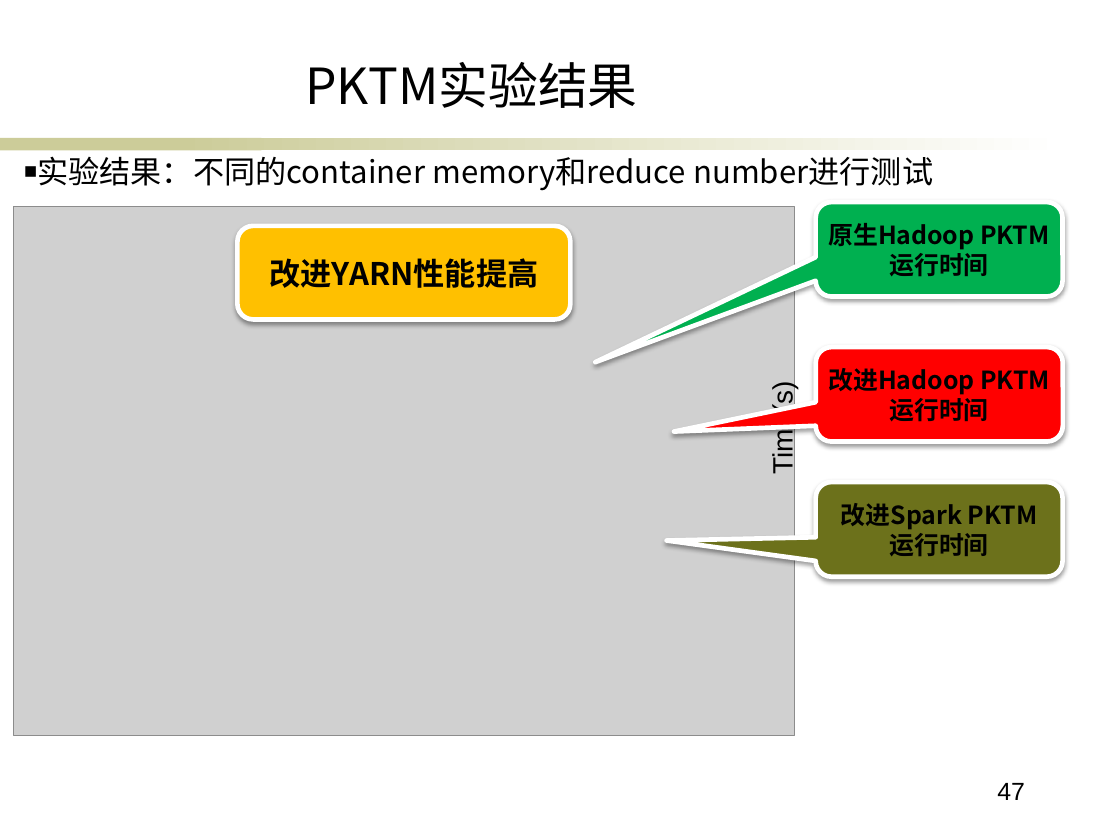
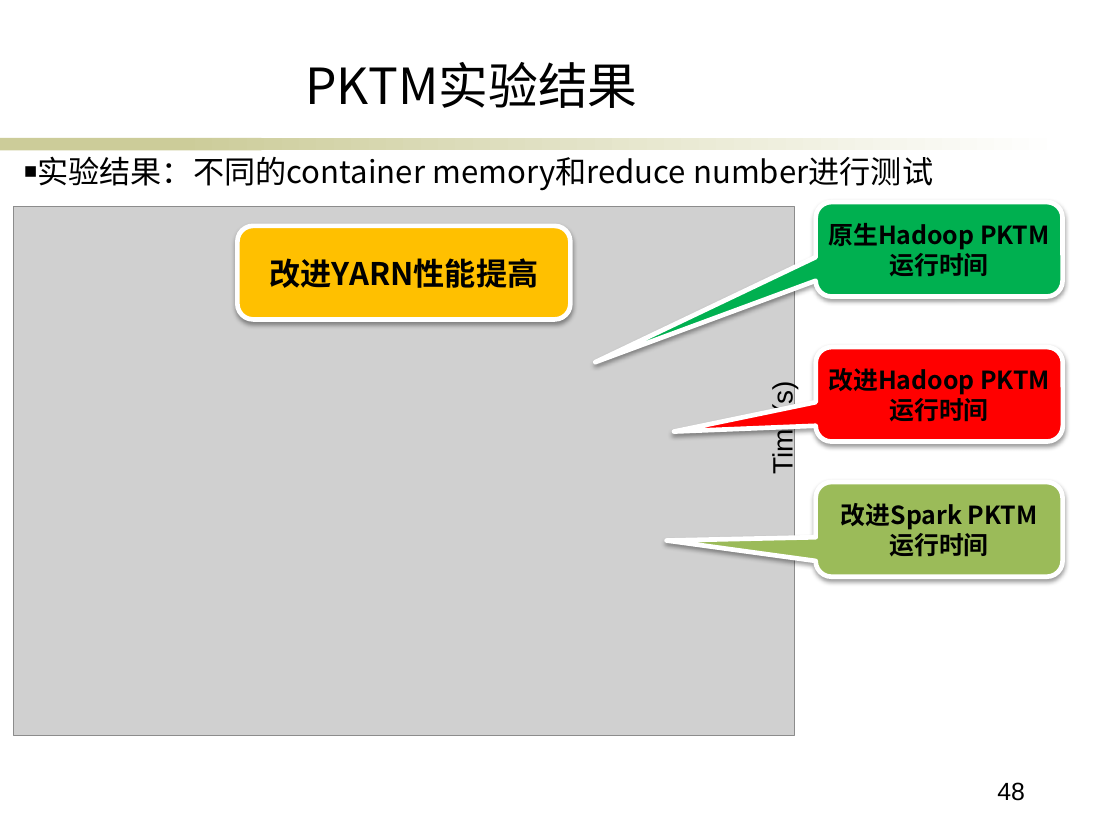
Before and after one commit to ericsonyc/paper, a slide deck: slide 48 of 毕业答辩.pptx (slide 47 before the commit). Drawn at 1120x840 pixels with LibreOffice and Linux fonts; fonts in the diff are those of the drawing; grey boxes stand for pictures; background and template pictures are left out. Boxes give left, top, right and bottom in pixels: in the first picture for what was removed or moved away, otherwise in the second. Text is boxed around its words. In the diff, an @@ line names an element or a change of style, - is before the commit and + after.

```diff
--- a/毕业答辩.pptx
+++ b/毕业答辩.pptx
@@ rounded speech box "改进Spark PKTM" at bbox=[815, 482, 1062, 577]: fill #6C711B to #9BBB59 @@
@@ page number at bbox=[997, 782, 1025, 801]: text changed @@
-47
+48
```
Also in this commit, not shown: 7 other slides changed, 2 slides added, 1 slide removed, 2 other files.
